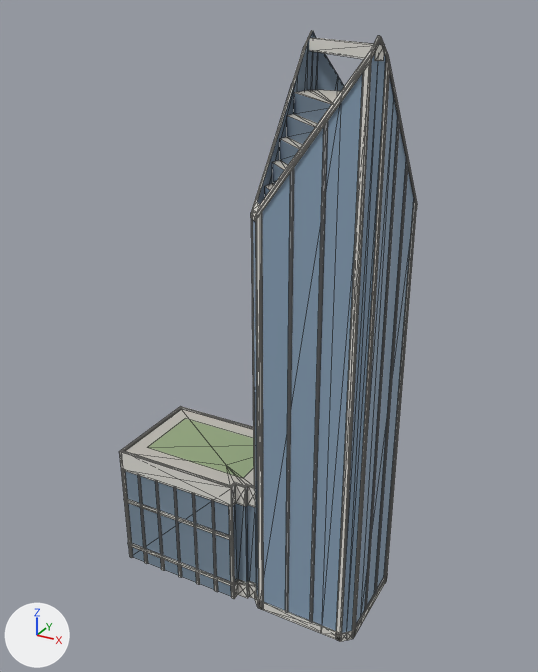
One commit to the glTF model landmarks/models/duke-energy-center.glb: the scene before it, then after it.
Rendered twice from a 50 mm lens placed at (143.0, -249.0, 247.0), pointed at (5.0, 3.0, 121.0). Arrows for +X, +Y and +Z are at lower left; the lights stay in place. The picture after the commit comes second. Mesh edges are drawn as thin lines. Vertices at exactly the same position are counted once.

In view in the first picture: 'Duke Energy Center'.
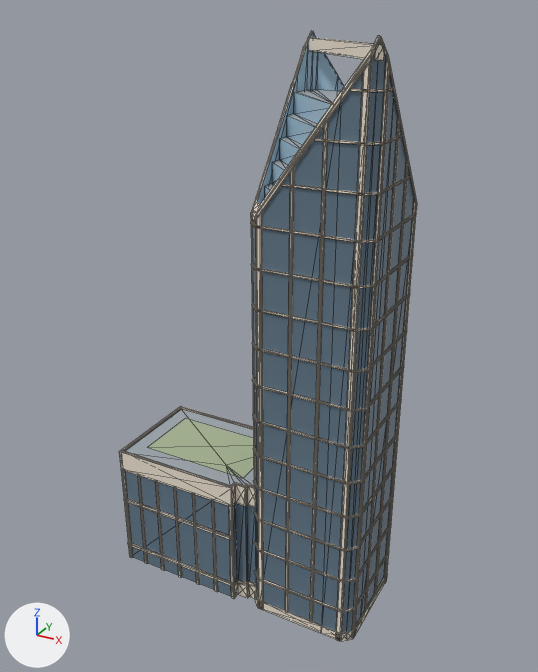
Edits to the bpy script that builds the scene:
```text
Change mat_window:
    mat_window.base_color: (0.251, 0.359, 0.482) -> (0.128, 0.194, 0.259)  # greyish blue #89a2b8 -> blue #647a8b
Add mat_trim:
    mat_trim = principled_material('trim')
    mat_trim.base_color = (1.0, 0.875, 0.73)  # pale yellow #fff0de
    mat_trim.roughness = 0.85
Add mat_glass:
    mat_glass = principled_material('glass')
    mat_glass.base_color = (0.379, 0.56, 0.701)  # blue #a6c5da
    mat_glass.roughness = 0.24
Add mat_duke_roof_garden:
    mat_duke_roof_garden = principled_material('duke-roof-garden')
    mat_duke_roof_garden.base_color = (0.394, 0.47, 0.298)  # greyish green #a8b694
    mat_duke_roof_garden.roughness = 0.85
Add mat_stone:
    mat_stone = principled_material('stone')
    mat_stone.base_color = (0.867, 0.782, 0.659)  # pale yellow #efe5d4
    mat_stone.roughness = 0.85
Change me_duke_energy_center:
    used by ob_duke_energy_center; location = (0.0, 0.0, 0.0)
    remove me_duke_energy_center.from_pydata(...)  # 981 vertices, 1372 faces; spans x -58.0..59.0, y -25.0..25.0, z 0.0..240.0
    add me_duke_energy_center.from_pydata(...)  # 1737 vertices, 2452 faces; spans x -58.0..59.0, y -25.0..25.0, z 0.0..240.0
    me_duke_energy_center part 1: 756 vertices added at x 10.0..59.0, y -24.0..25.0, z 16.0..225.0
    me_duke_energy_center part 2: 16 faces spanning x -58.0..11.0, y -24.0..23.0, z 0.0..60.0 switch from mat_window_2 (greyish blue #7b8e9f) to mat_window (blue #647a8b)
    me_duke_energy_center part 3: 962 faces spanning x -58.0..59.0, y -25.0..25.0, z 0.0..240.0 switch from mat_pale_stone (light grey #e4e2db) to mat_stone (pale yellow #efe5d4)
    me_duke_energy_center part 4: 276 faces spanning x -58.0..59.0, y -25.0..25.0, z 4.0..215.0 switch from mat_fins (light grey #caced1) to mat_trim (pale yellow #fff0de)
    me_duke_energy_center part 5: 48 faces spanning x 12.0..57.0, y -22.0..22.0, z 174.0..240.0 switch from mat_crown_slopes (greyish blue #6d8092) to mat_glass (blue #a6c5da)
    me_duke_energy_center part 6: 2 faces spanning x -50.0..2.0, y -15.0..16.0, z 60.0 switch from mat_roof_garden (greyish green #95a880) to mat_duke_roof_garden (greyish green #a8b694)
```

What differs and where, as boxes (x1, y1, x2, y2) in the pictures (538 x 672 px):
'Duke Energy Center', recoloured, reshaped (greyish blue to blue): (119, 30, 417, 642) in both
part 1 of me_duke_energy_center, added: after (251, 87, 417, 613)
part 2 of me_duke_energy_center, recoloured (greyish blue to blue): (125, 471, 256, 596) in both
part 3 of me_duke_energy_center, edited (looks the same): (119, 30, 417, 642) in both
part 4 of me_duke_energy_center, recoloured: (138, 117, 408, 623) in both
part 5 of me_duke_energy_center, recoloured (greyish blue to blue): (257, 31, 344, 204) in both
part 6 of me_duke_energy_center, recoloured: (147, 418, 254, 478) in both
